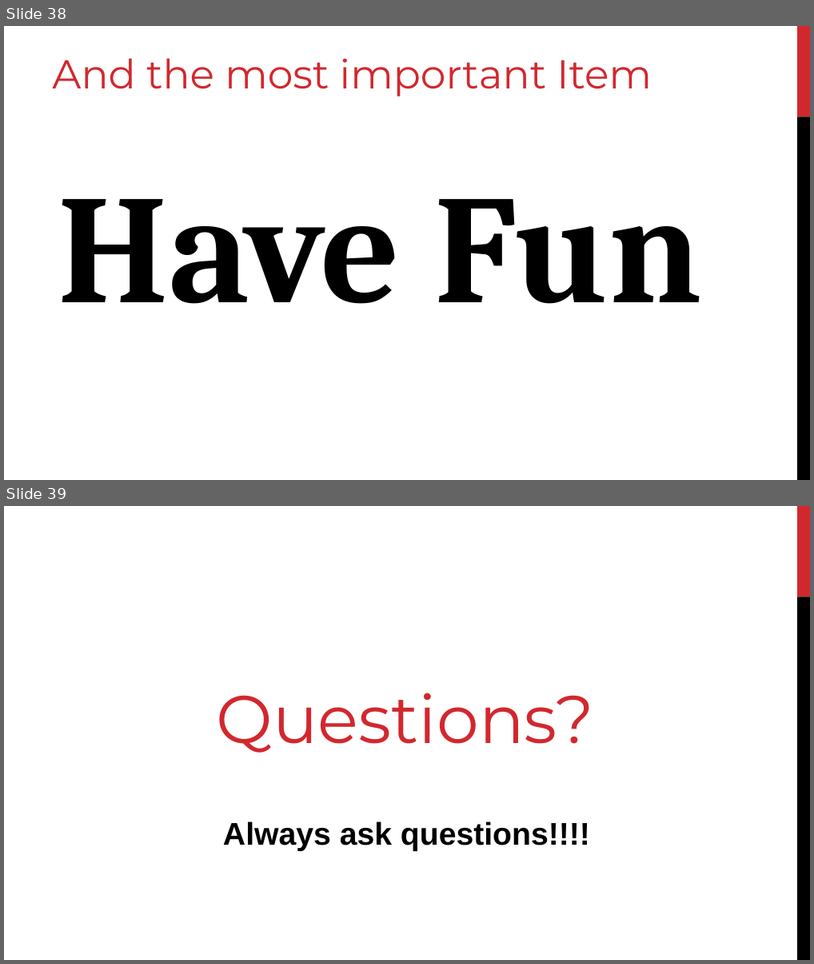
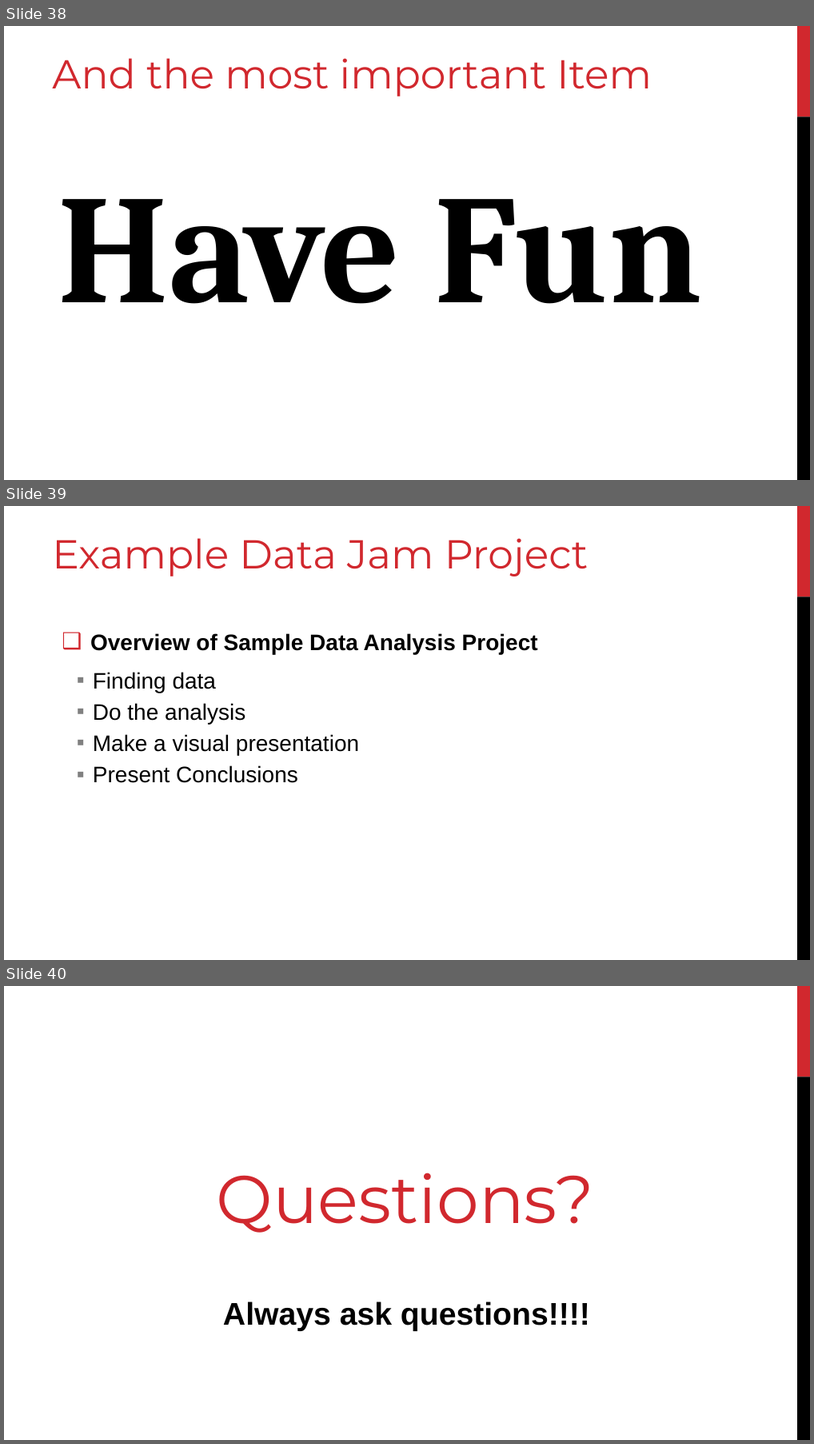
Before and after one commit to brianmacdonald-ml/Data-Jam-Student-Workshop, a slide deck: Other Documents/Data workshop.pptx. Shown one above the other, each under a label of ours: slides 38 and 39 before the commit, slides 38, 39 and 40 after it. The pictures are 814x964 and 814x1444 pixels, drawn with LibreOffice and Linux fonts; fonts in the diff are those of the drawing; background and template pictures are left out. Boxes give left, top, right and bottom in pixels: in the first picture for what was removed or moved away, otherwise in the second. Text is boxed around its words. In the diff, an @@ line names an element or a change of style, - is before the commit and + after.

```diff
--- a/Other Documents/Data workshop.pptx
+++ b/Other Documents/Data workshop.pptx
@@ slide 39 added at (x1=4, y1=506, x2=810, y2=960), background #FFFFFF; not listed: 2 template elements that a slide beside it also shows @@
@@ title added at (x1=52, y1=538, x2=588, y2=576), 36 pt, text #D1282E @@
+Example Data Jam Project
@@ text added at (x1=90, y1=633, x2=538, y2=783), 20 pt, text #000000 @@
+❑ Overview of Sample Data Analysis Project
+  ▪ Finding data
+  ▪ Do the analysis
+  ▪ Make a visual presentation
+  ▪ Present Conclusions
@@ what was slide 39 is now slide 40 @@
```
Also in this commit, not shown: 4 slides changed.
